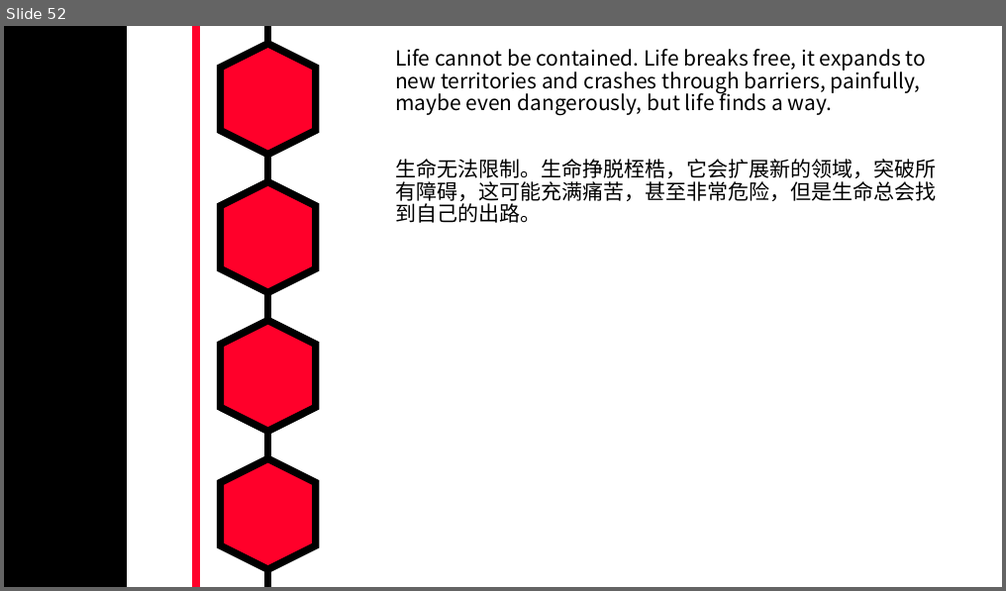
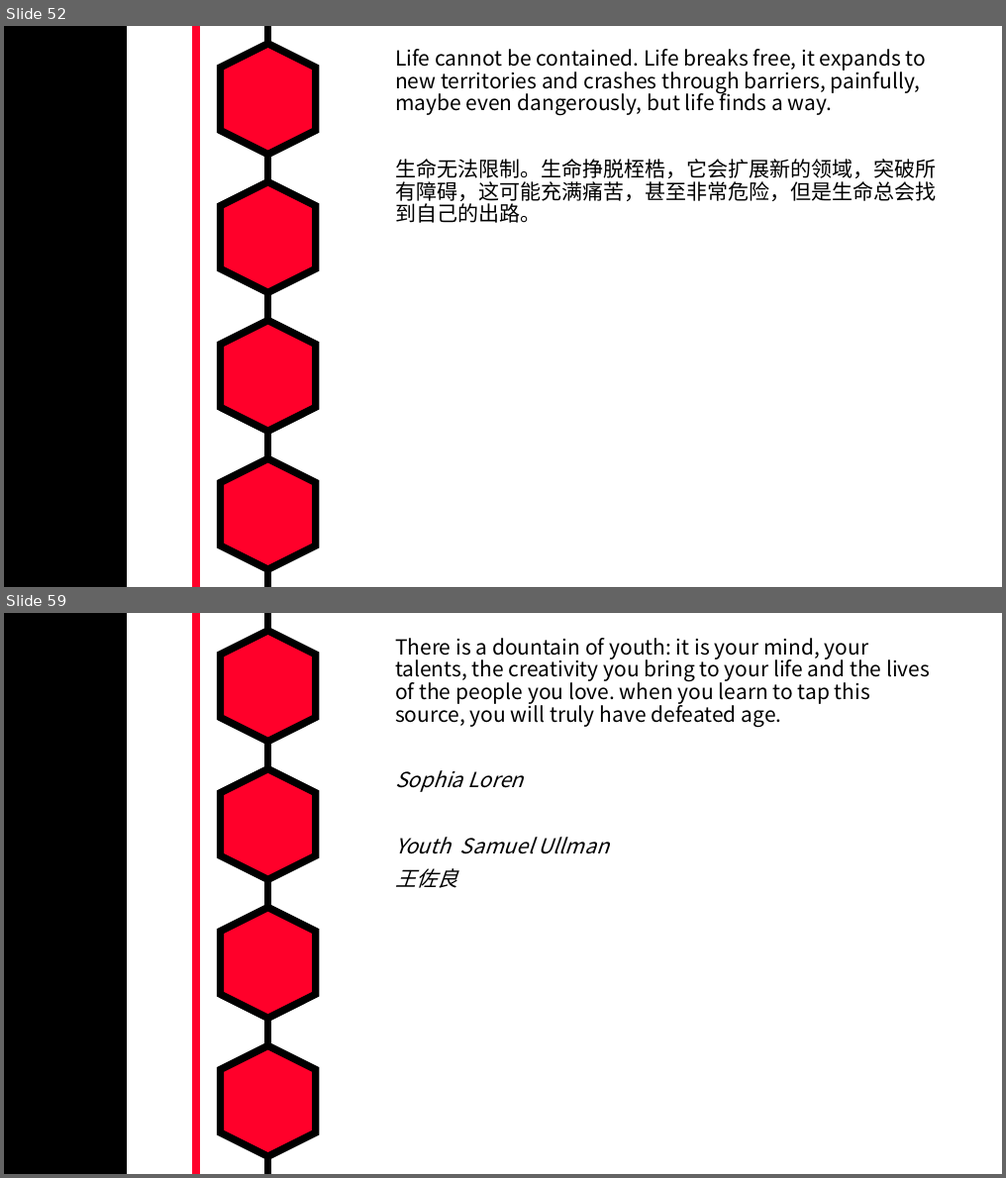
Before and after one commit to MarkShen1992/PPT-template, a slide deck: morning reading/iridescent english sentenses.pptx. Shown one above the other, each under a label of ours: slide 52 before the commit, slides 52 and 59 after it; the slides between them are not shown. The pictures are 1006x591 and 1006x1178 pixels, drawn with LibreOffice and Linux fonts; fonts in the diff are those of the drawing. Boxes give left, top, right and bottom in pixels: in the first picture for what was removed or moved away, otherwise in the second. Text is boxed around its words. In the diff, an @@ line names an element or a change of style, - is before the commit and + after.

```diff
--- a/morning reading/iridescent english sentenses.pptx
+++ b/morning reading/iridescent english sentenses.pptx
@@ slide 59 added at [4, 613, 1002, 1174], background #FFFFFF; not listed: 7 template elements that a slide beside it also shows @@
@@ text added at [395, 638, 930, 888], 20 pt, text #000000 @@
+There is a dountain of youth: it is your mind, your talents, the creativity you bring to your life and the lives of the people you love. when you learn to tap this source, you will truly have defeated age.
+Sophia Loren
+Youth Samuel Ullman
+王佐良
```
Also in this commit, not shown: 7 other slides added.
